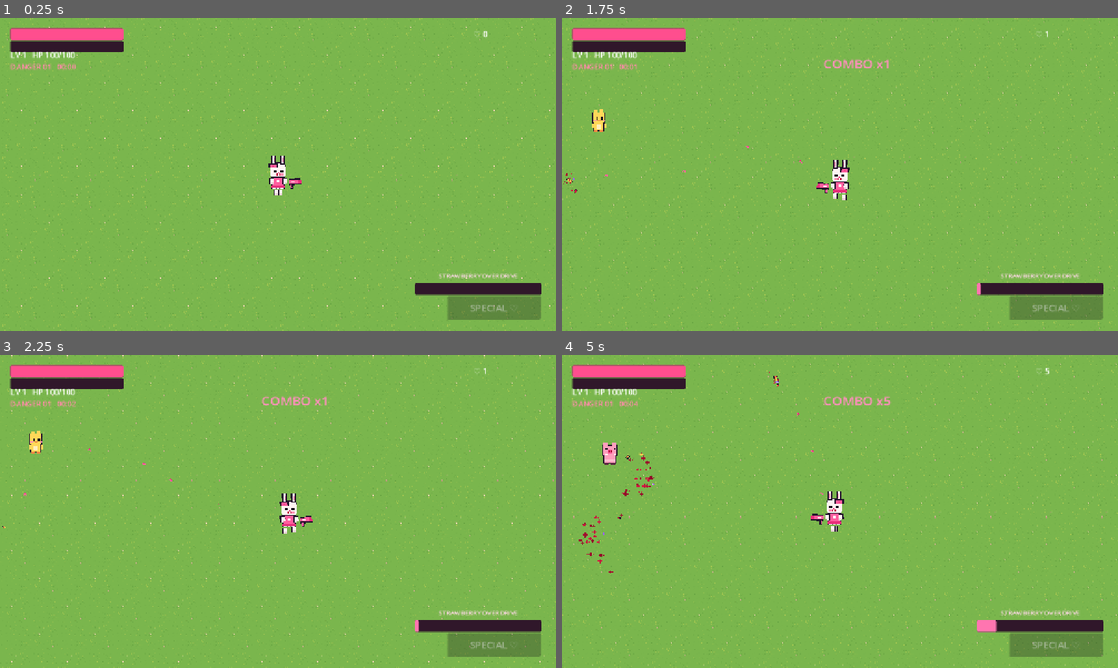
Above: before the commit, frames 1-4 (two rows, left to right).
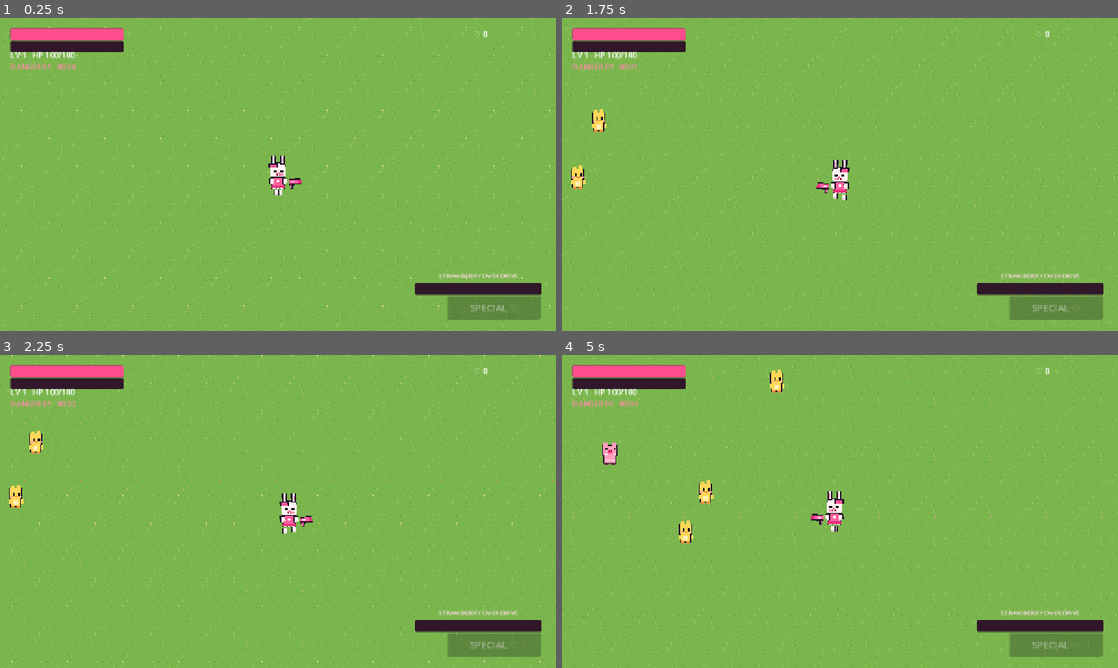
Above: after the commit, the same moments.

Repository: ramonsamagaio/cutecuterampage
Game: Godot game, scene res://scenes/Main.tscn
Two runs of this game, one before a commit and one after it. Both use one fixed random seed, a clock stepped at 60 frames per second and the inputs below.
Inputs (mouse positions are in pixels of both pictures, inside the frame that each line leads up to):
- Up to frame 1 (0.25 s): no input
- Up to frame 2 (1.75 s): tap Enter at 0.5 s; move the mouse to (962, 158) at 0.52 s; hold Right (ui_right) 0.53-1.28 s; tap Shift at 0.6, 1.35 s; tap Space at 0.77, 1.52 s; move the mouse to (728, 190) at 1.27 s; hold Down (ui_down) from 1.28 s (still down)
- Up to frame 3 (2.25 s): move the mouse to (333, 442) at 2.02 s; release Down (ui_down) at 2.03 s; hold Right (ui_right) from 2.03 s (still down); tap Shift at 2.1 s
- Up to frame 4 (5 s): move the mouse to (812, 574) at 2.77 s; release Right (ui_right) at 2.78 s; hold Up (ui_up) 2.78-3.53 s; tap Shift at 2.85, 3.6, 4.35 s; tap Space at 3.02, 3.77, 4.52 s; move the mouse to (1006, 558) at 3.52 s; hold Left (ui_left) from 3.53 s (still down); move the mouse to (673, 464) at 4.27 s

Frame 1 is identical in both runs. In frame 2, 0.4% of the frame differs, in the area x 0-88%, y 4-89%; in frame 3, 0.4%; in frame 4, 1.0%, in the area x 3-88%, y 4-89%.
Error after the commit: Invalid call to function 'spawn_projectile (via call)' in base 'Node2D (main.gd)'. Expected 4 argument(s). (res://scripts/actors/taffi.gd:179)

Commit message:
feat: add multi-weapon builds, evolutions and Cute Meter

Diff:
--- a/scripts/actors/taffi.gd
+++ b/scripts/actors/taffi.gd
@@ -21,7 +21,20 @@
 var damage_taken_multiplier: float = 1.0
 var special_charge_multiplier: float = 1.0
 
+# Weapon progression. These stay independent so a run can become a real build.
+var heart_level: int = 1
+var cupcake_level: int = 0
+var orbit_level: int = 0
+var heart_evolved: bool = false
+var cupcake_evolved: bool = false
+var orbit_evolved: bool = false
+
+# Cute Meter is a risk/reward layer: carnage raises it, getting hit cuts it.
+var cute_meter: float = 0.0
+var _cute_decay_delay: float = 0.0
+
 var _fire_timer: float = 0.0
+var _cupcake_timer: float = 1.25
 var _dash_timer: float = 0.0
 var _dash_cooldown: float = 0.0
 var _dash_cooldown_base: float = 0.82
@@ -31,6 +44,7 @@
 var _invulnerable_timer: float = 0.0
 var _perfect_dodge_flash: float = 0.0
 var _perfect_dodge_lock: float = 0.0
+var _upgrade_levels: Dictionary[String, int] = {}
 
 @onready var visual: Node2D = $Visual
 @onready var hip: Bone2D = $Visual/Skeleton2D/HipRoot
@@ -75,8 +89,11 @@
 	_invulnerable_timer = maxf(0.0, _invulnerable_timer - delta)
 	_perfect_dodge_flash = maxf(0.0, _perfect_dodge_flash - delta)
 	_perfect_dodge_lock = maxf(0.0, _perfect_dodge_lock - delta)
+	_cute_decay_delay = maxf(0.0, _cute_decay_delay - delta)
 	if combo_timer <= 0.0:
 		combo = 0
+	if _cute_decay_delay <= 0.0 and cute_meter > 0.0 and not special_channeling:
+		cute_meter = maxf(0.0, cute_meter - delta * 3.6)
 
 	var input_dir: Vector2 = Input.get_vector("ui_left", "ui_right", "ui_up", "ui_down")
 	var wasd: Vector2 = Vector2.ZERO
@@ -99,7 +116,7 @@
 		_facing = signf(input_dir.x)
 	_animate_skeleton(delta, input_dir.length_squared() > 0.01)
 	if not special_channeling:
-		_auto_fire()
+		_update_weapons(delta)
 
 func _start_dash() -> void:
 	if _dash_cooldown > 0.0 or special_channeling:
@@ -130,7 +147,13 @@
 	ear_r.rotation = sin(_walk_phase - 0.56) * 0.05 if moving else sin(float(Time.get_ticks_msec()) * 0.0020) * 0.015
 	bow.rotation = sin(_walk_phase - 0.35) * 0.035 if moving else 0.0
 
-func _auto_fire() -> void:
+func _update_weapons(delta: float) -> void:
+	_auto_fire_heart()
+	_auto_fire_cupcake(delta)
+	if orbit_level > 0:
+		_sync_orbit()
+
+func _auto_fire_heart() -> void:
 	if _fire_timer > 0.0:
 		return
 	var game: Node = get_tree().get_first_node_in_group("game")
@@ -143,11 +166,42 @@
 	var base_dir: Vector2 = origin.direction_to(target.global_position)
 	if absf(base_dir.x) > 0.15:
 		_facing = signf(base_dir.x)
-	for i: int in multishot:
-		var offset_index: float = float(i) - float(multishot - 1) * 0.5
-		var dir: Vector2 = base_dir.rotated(offset_index * 0.09)
-		game.call("spawn_projectile", origin, dir, damage, "heart")
-	_fire_timer = fire_interval
+	var heart_bonus: float = 1.0 + float(maxi(0, heart_level - 1)) * 0.10
+	var projectile_damage: float = damage * heart_bonus * get_cute_damage_multiplier()
+	var kind: String = "heartstorm" if heart_evolved else "heart"
+	var pierce: int = 3 if heart_evolved else 0
+	var projectile_speed: float = 480.0 if heart_evolved else 390.0
+	var shot_count: int = multishot + (1 if heart_evolved else 0)
+	for i: int in shot_count:
+		var offset_index: float = float(i) - float(shot_count - 1) * 0.5
+		var spread: float = 0.072 if heart_evolved else 0.09
+		var dir: Vector2 = base_dir.rotated(offset_index * spread)
+		game.call("spawn_projectile", origin, dir, projectile_damage, kind, pierce, projectile_speed)
+	var evolved_speed_bonus: float = 0.74 if heart_evolved else 1.0
+	_fire_timer = fire_interval * evolved_speed_bonus
+
+func _auto_fire_cupcake(delta: float) -> void:
+	if cupcake_level <= 0:
+		return
+	_cupcake_timer -= delta
+	if _cupcake_timer > 0.0:
+		return
+	var game: Node = get_tree().get_first_node_in_group("game")
+	if game == null:
+		return
+	var target: Node2D = game.call("get_priority_enemy", global_position, 720.0) as Node2D
+	if target == null:
+		return
+	var level_factor: float = float(cupcake_level)
+	var mortar_damage: float = damage * (1.35 + level_factor * 0.42) * get_cute_damage_multiplier()
+	var radius: float = 58.0 + level_factor * 7.0 + (32.0 if cupcake_evolved else 0.0)
+	game.call("spawn_cupcake_mortar", weapon_socket.global_position, target.global_position, mortar_damage, radius, cupcake_evolved)
+	_cupcake_timer = maxf(0.72, 3.15 - level_factor * 0.31) * (0.78 if cupcake_evolved else 1.0)
+
+func _sync_orbit() -> void:
+	var game: Node = get_tree().get_first_node_in_group("game")
+	if game != null:
+		game.call("ensure_love_orbit", self, orbit_level, orbit_evolved)
 
 func take_damage(amount: float) -> void:
 	if _dash_timer > 0.0 or _invulnerable_timer > 0.0:
@@ -156,6 +210,10 @@
 	var final_amount: float = amount * damage_taken_multiplier * channel_reduction
 	hp = maxf(0.0, hp - final_amount)
 	_invulnerable_timer = 0.28
+	combo = floori(float(combo) * 0.58)
+	combo_timer = minf(combo_timer, 1.1)
+	cute_meter = maxf(0.0, cute_meter - 24.0)
+	_cute_decay_delay = 0.35
 	var blood: Node = get_tree().get_first_node_in_group("blood_system")
 	if blood != null:
 		blood.call("emit_burst", global_position, Vector2(randf_range(-1.0, 1.0), randf_range(-1.0, 1.0)), 5)
@@ -163,10 +221,12 @@
 		hp = max_hp
 		global_position = Vector2.ZERO
 		special_channeling = false
+		cute_meter = 0.0
+		combo = 0
 
 func gain_xp(amount: int) -> void:
 	xp += amount
-	if xp >= xp_needed:
+	while xp >= xp_needed:
 		xp -= xp_needed
 		level += 1
 		xp_needed = _xp_required(level)
@@ -177,17 +237,26 @@
 	return 4 + roundi(scaled)
 
 func apply_upgrade(id: String) -> void:
+	_upgrade_levels[id] = _upgrade_levels.get(id, 0) + 1
 	match id:
 		"sugar_rush": fire_interval = maxf(0.09, fire_interval * 0.82)
-		"heart_piercer": damage += 3.0
+		"heart_piercer":
+			damage += 3.0
+			heart_level = mini(6, heart_level + 1)
 		"bubblegum_shoes": move_speed += 12.0
 		"strawberry_core":
 			max_hp += 12.0
 			hp = minf(max_hp, hp + 20.0)
-		"sprinkles": multishot = mini(5, multishot + 1)
+		"sprinkles":
+			multishot = mini(5, multishot + 1)
+			heart_level = mini(6, heart_level + 1)
 		"ribbon_reflex": _dash_cooldown_base = maxf(0.36, _dash_cooldown_base * 0.88)
 		"plush_armor": damage_taken_multiplier = maxf(0.55, damage_taken_multiplier * 0.90)
 		"love_battery": special_charge_multiplier += 0.18
+		"cupcake_mortar": cupcake_level = mini(6, cupcake_level + 1)
+		"love_orbit":
+			orbit_level = mini(6, orbit_level + 1)
+			_sync_orbit()
 
 func can_take_upgrade(id: String) -> bool:
 	match id:
@@ -195,11 +264,40 @@
 		"sprinkles": return multishot < 5
 		"ribbon_reflex": return _dash_cooldown_base > 0.37
 		"plush_armor": return damage_taken_multiplier > 0.56
+		"cupcake_mortar": return cupcake_level < 6
+		"love_orbit": return orbit_level < 6
 		_: return true
+
+func claim_evolution_chest() -> String:
+	if not heart_evolved and heart_level >= 4 and multishot >= 3:
+		heart_evolved = true
+		return "EVOLUTION!  HEARTSTORM ♡"
+	if not cupcake_evolved and cupcake_level >= 4:
+		cupcake_evolved = true
+		return "EVOLUTION!  BIRTHDAY MASSACRE!"
+	if not orbit_evolved and orbit_level >= 4:
+		orbit_evolved = true
+		_sync_orbit()
+		return "EVOLUTION!  HALO OF HUGS!"
+	if cupcake_level <= 0:
+		cupcake_level = 1
+		return "NEW WEAPON!  CUPCAKE MORTAR"
+	if orbit_level <= 0:
+		orbit_level = 1
+		_sync_orbit()
+		return "NEW WEAPON!  LOVE ORBIT"
+	damage += 6.0
+	max_hp += 12.0
+	hp = minf(max_hp, hp + 28.0)
+	special_charge_multiplier += 0.12
+	return "SUPER SUGAR CACHE!  POWER UP!"
 
 func register_kill() -> void:
 	combo += 1
 	combo_timer = 2.3
+	var cute_gain: float = 1.6 + minf(2.4, float(combo) * 0.018)
+	cute_meter = minf(100.0, cute_meter + cute_gain)
+	_cute_decay_delay = 1.15
 	if not special_channeling:
 		var charge: float = (3.0 + minf(2.0, float(combo) * 0.025)) * special_charge_multiplier
 		special_meter = minf(100.0, special_meter + charge)
@@ -211,8 +309,32 @@
 	_perfect_dodge_flash = 0.60
 	combo += 6
 	combo_timer = maxf(combo_timer, 2.6)
+	cute_meter = minf(100.0, cute_meter + 11.0)
+	_cute_decay_delay = 1.5
 	if not special_channeling:
 		special_meter = minf(100.0, special_meter + 9.0 * special_charge_multiplier)
+
+func get_cute_damage_multiplier() -> float:
+	return 1.0 + cute_meter * 0.004
+
+func get_cute_xp_multiplier() -> float:
+	return 1.0 + cute_meter * 0.0025
+
+func get_cute_rank() -> String:
+	if cute_meter >= 96.0: return "STRAWBERRY FEVER"
+	if cute_meter >= 75.0: return "SUGAR RUSH"
+	if cute_meter >= 50.0: return "KAWAII"
+	if cute_meter >= 25.0: return "CUTE"
+	return "SWEET"
+
+func get_weapon_summary() -> String:
+	var heart_name: String = "HEARTSTORM" if heart_evolved else "HEART BLASTER"
+	var summary: String = "%s %d" % [heart_name, heart_level]
+	if cupcake_level > 0:
+		summary += "   •   %s %d" % [("BIRTHDAY MASSACRE" if cupcake_evolved else "CUPCAKE"), cupcake_level]
+	if orbit_level > 0:
+		summary += "   •   %s %d" % [("HALO OF HUGS" if orbit_evolved else "LOVE ORBIT"), orbit_level]
+	return summary
 
 func is_dashing() -> bool:
 	return _dash_timer > 0.0
@@ -238,6 +360,8 @@
 	special_meter = 0.0
 	combo += 25
 	combo_timer = 3.0
+	cute_meter = minf(100.0, cute_meter + 15.0)
+	_cute_decay_delay = 2.0
 
 func get_combo_caption() -> String:
 	if _perfect_dodge_flash > 0.0: return "PERFECT!"
